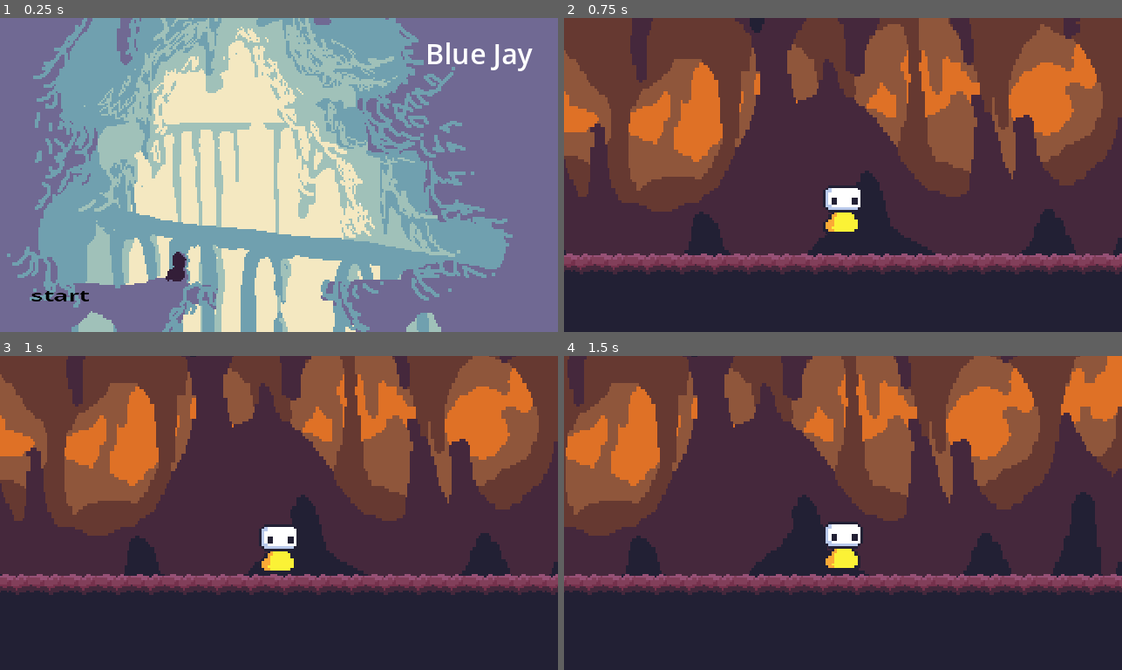
Above: before the commit, frames 1-4 (two rows, left to right).
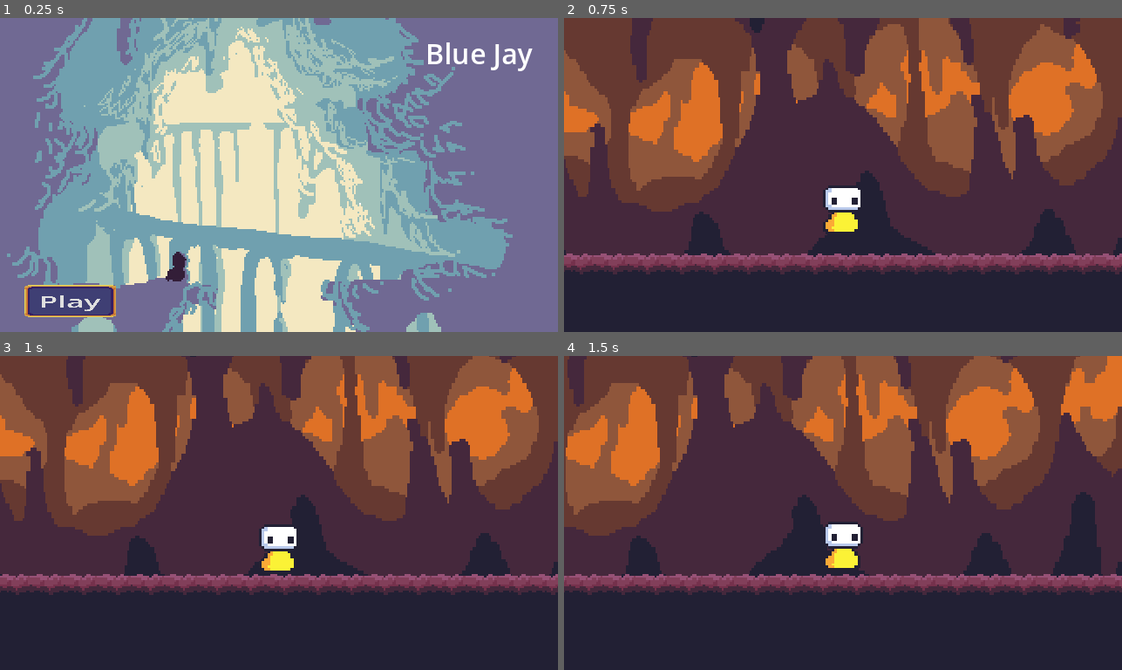
Above: after the commit, the same moments.

Repository: yanaexe/Global-Classroom-Project
Game: Godot game, scene res://scenes/title_screen.tscn
Same seed, same stepped clock (60 frames per second), same inputs: the game is played once before the commit and once after it. This scene is started directly instead of the project's main scene.
Inputs:
- Up to frame 1 (0.25 s): no input
- Up to frame 2 (0.75 s): click "start" (after the commit: "Play") at 0.5 s
- Up to frame 3 (1 s): no input
- Up to frame 4 (1.5 s): hold Right (right) from 1.28 s (still down)

The runs differ from the first frame. In frame 1, 1.7% of the frame differs, in the area x 4-21%, y 85-96%; in frame 2, nothing differs; in frame 3, nothing differs; in frame 4, nothing differs.

Commit message:
fixed play button

Diff:
--- a/scenes/title_screen.gd
+++ b/scenes/title_screen.gd
@@ -1,4 +1,4 @@
 extends Control
 
-func _on_start_btn_pressed():
+func _on_start_btn_pressed() -> void:
 	get_tree().change_scene_to_file("res://scenes/stage_1.tscn")
--- a/scenes/title_screen.tscn
+++ b/scenes/title_screen.tscn
@@ -1,7 +1,20 @@
-[gd_scene load_steps=3 format=3 uid="uid://8mmc3jssxdvf"]
+[gd_scene load_steps=10 format=3 uid="uid://8mmc3jssxdvf"]
 
 [ext_resource type="Script" path="res://scenes/title_screen.gd" id="1_ix75k"]
 [ext_resource type="Texture2D" uid="uid://ddbrpdbhvnjtr" path="res://sprites/title_screenBG.png" id="2_oxpn6"]
+[ext_resource type="Texture2D" uid="uid://cqccjfn5pueo2" path="res://sprites/title_bars.png" id="3_f4n0a"]
+
+[sub_resource type="StyleBoxEmpty" id="StyleBoxEmpty_v7i3c"]
+
+[sub_resource type="StyleBoxEmpty" id="StyleBoxEmpty_kn35v"]
+
+[sub_resource type="StyleBoxEmpty" id="StyleBoxEmpty_w6am2"]
+
+[sub_resource type="StyleBoxEmpty" id="StyleBoxEmpty_8b822"]
+
+[sub_resource type="StyleBoxEmpty" id="StyleBoxEmpty_7nejd"]
+
+[sub_resource type="StyleBoxEmpty" id="StyleBoxEmpty_8q1dw"]
 
 [node name="Control" type="Control"]
 layout_mode = 3
@@ -18,17 +31,6 @@
 offset_bottom = 40.0
 texture = ExtResource("2_oxpn6")
 
-[node name="startBtn" type="Button" parent="."]
-modulate = Color(0, 0, 0, 1)
-layout_mode = 0
-offset_left = 14.0
-offset_top = 151.0
-offset_right = 59.0
-offset_bottom = 182.0
-scale = Vector2(0.912206, 0.523911)
-text = "start"
-flat = true
-
 [node name="RichTextLabel" type="RichTextLabel" parent="."]
 layout_mode = 0
 offset_left = 244.0
@@ -37,4 +39,23 @@
 offset_bottom = 35.0
 text = "Blue Jay"
 
+[node name="startBtn" type="Button" parent="."]
+layout_mode = 0
+offset_left = 14.0
+offset_top = 153.0
+offset_right = 134.0
+offset_bottom = 236.0
+scale = Vector2(0.439111, 0.227881)
+theme_override_font_sizes/font_size = 40
+theme_override_styles/focus = SubResource("StyleBoxEmpty_v7i3c")
+theme_override_styles/disabled = SubResource("StyleBoxEmpty_kn35v")
+theme_override_styles/hover_pressed = SubResource("StyleBoxEmpty_w6am2")
+theme_override_styles/hover = SubResource("StyleBoxEmpty_8b822")
+theme_override_styles/pressed = SubResource("StyleBoxEmpty_7nejd")
+theme_override_styles/normal = SubResource("StyleBoxEmpty_8q1dw")
+text = "Play"
+icon = ExtResource("3_f4n0a")
+clip_text = true
+icon_alignment = 1
+
 [connection signal="pressed" from="startBtn" to="." method="_on_start_btn_pressed"]
Binary file added: sprites/title_bars.png
Not shown, added: sprites/title_bars.png.import
